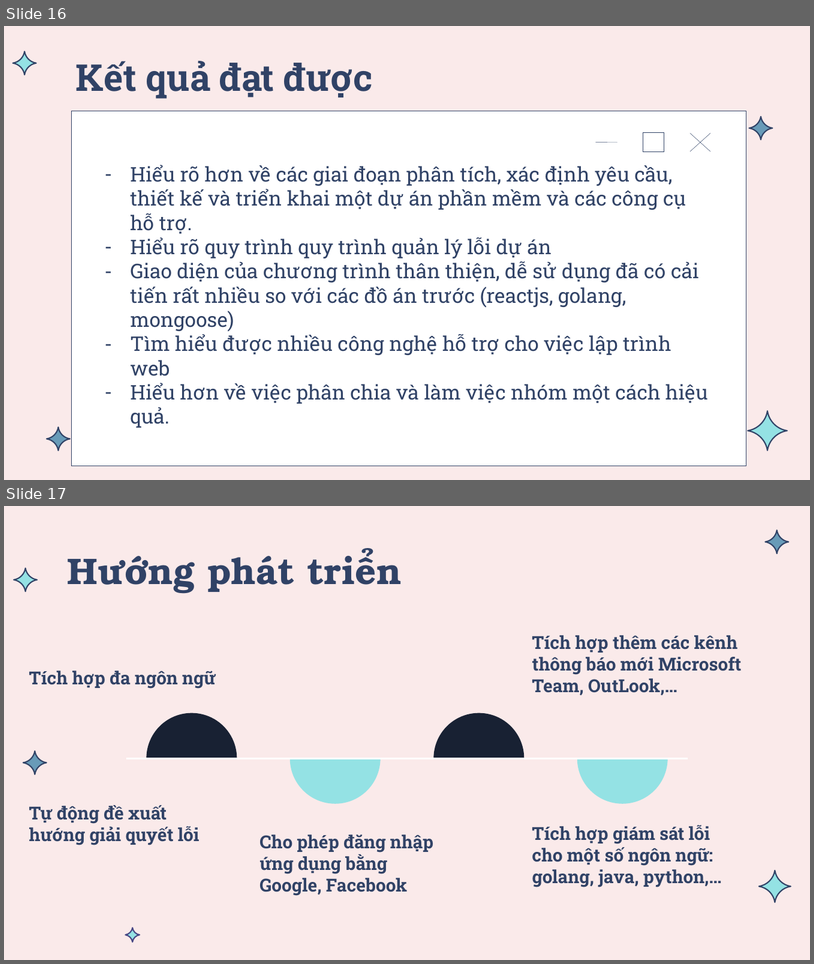
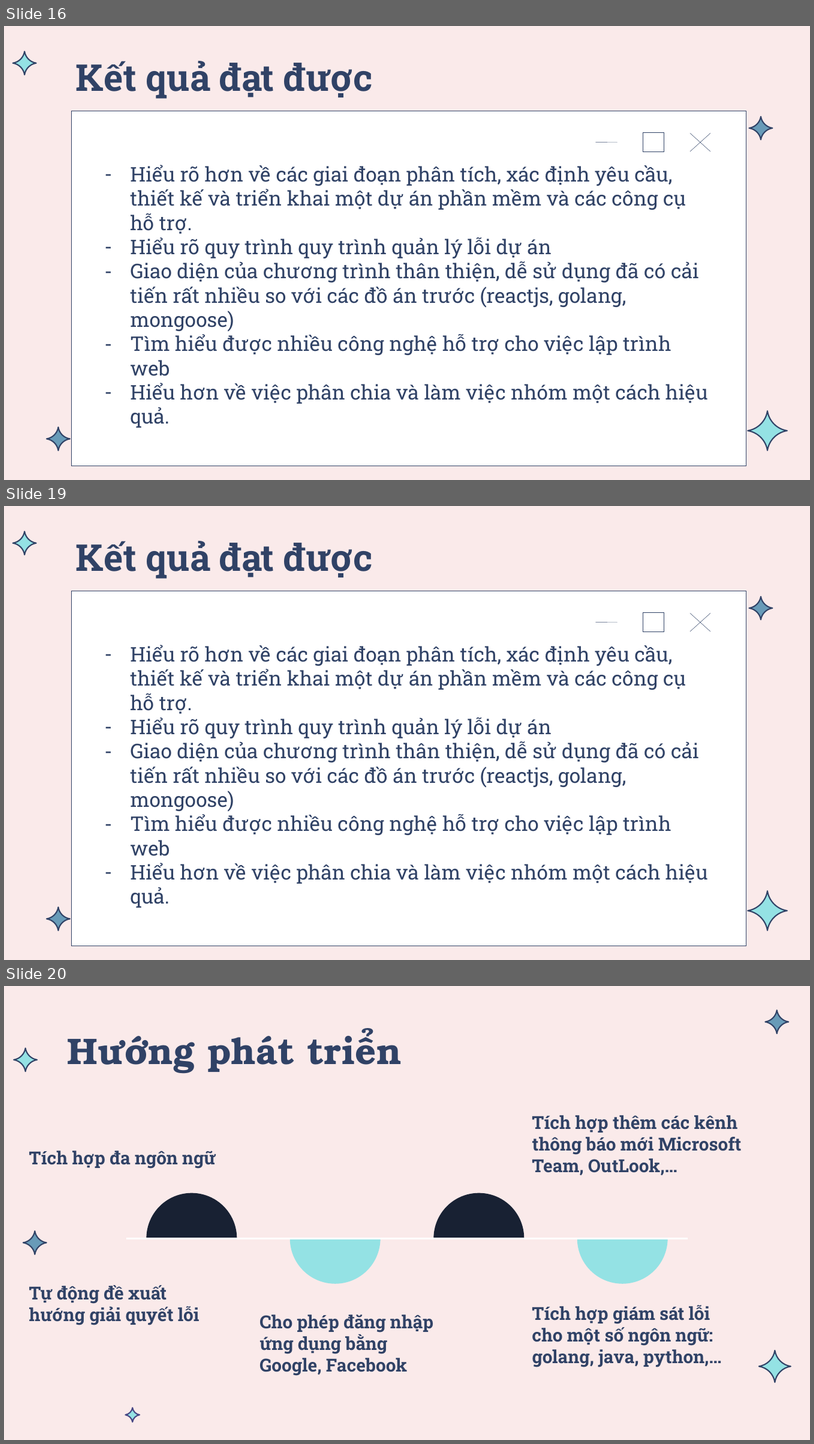
Before and after one commit to thanhhuydev77/ErrorMonitoring_Doc, a slide deck: Bao Cao/Slide_KLTN_17520568_17521258.pptx. Shown one above the other, each under a label of ours: slides 16 and 17 before the commit, slides 16, 19 and 20 after it; the slides between them are not shown. The pictures are 814x964 and 814x1444 pixels, drawn with LibreOffice and Linux fonts; fonts in the diff are those of the drawing. Boxes give left, top, right and bottom in pixels: in the first picture for what was removed or moved away, otherwise in the second. Text is boxed around its words. In the diff, an @@ line names an element or a change of style, - is before the commit and + after.

```diff
--- a/Bao Cao/Slide_KLTN_17520568_17521258.pptx
+++ b/Bao Cao/Slide_KLTN_17520568_17521258.pptx
@@ slide 19 added at (x1=4, y1=506, x2=810, y2=960), background #FAEAEA; not listed: 4 template elements that a slide beside it also shows @@
@@ title added at (x1=76, y1=541, x2=373, y2=579), 33 pt, text #304266, bold @@
+Kết quả đạt được
@@ group added at (x1=71, y1=591, x2=746, y2=945): 3 lines, 2 rectangles @@
@@ text added at (x1=130, y1=645, x2=708, y2=907), 18 pt, text #304266 @@
+– Hiểu rõ hơn về các giai đoạn phân tích, xác định yêu cầu, thiết kế và triển khai một dự án phần mềm và các công cụ hỗ trợ.
+– Hiểu rõ quy trình quy trình quản lý lỗi dự án
+– Giao diện của chương trình thân thiện, dễ sử dụng đã có cải tiến rất nhiều so với các đồ án trước (reactjs, golang, mongoose)
+– Tìm hiểu được nhiều công nghệ hỗ trợ cho việc lập trình web
+– Hiểu hơn về việc phân chia và làm việc nhóm một cách hiệu quả.
@@ what was slide 17 is now slide 20 @@
```
Also in this commit, not shown: 3 slides changed, 4 other slides added, 1 slide removed, 1 other file.
